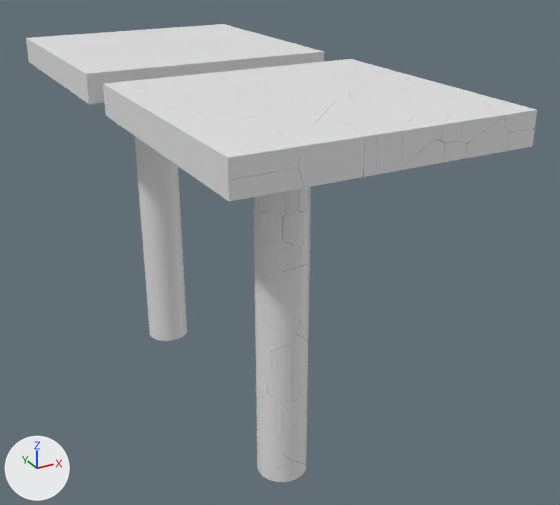
What one commit did to the FBX model Assets/Model/Break/Plafrom_break.fbx.
Both versions are drawn from a camera (50 mm lens) standing at (-2.8, 14.33, 1.32) and looking at (0.39, 20.12, -1.58). Lighting does not change. The marker at lower left points along +X, +Y and +Z. Where no turn or scale is listed for an object, it has been applied to the vertices.

The scene before the commit, as lines of its bpy script (objects in view):
```python
me_cube_003 = bpy.data.meshes.new('Cube.003')
me_cube_003.from_pydata(...)  # 85 vertices, 61 faces; spans x -1.12..1.12, y -1.11..1.11, z -0.12..0.12
me_cylinder = bpy.data.meshes.new('Cylinder')
me_cylinder.from_pydata(...)  # 448 vertices, 418 faces; spans x -1.0..1.0, y -1.0..1.0, z -1.0..1.0
me_cylinder_cell_071 = bpy.data.meshes.new('Cylinder_cell.071')
me_cylinder_cell_071.from_pydata(...)  # 17 vertices, 12 faces; spans x -0.082..0.091, y -0.042..0.167, z -0.127..0.129
ob_cube_002 = bpy.data.objects.new('Cube.002', me_cube_003)
ob_cube_002.location = (0.0, 21.713, 0.0)
ob_cylinder = bpy.data.objects.new('Cylinder', me_cylinder)
ob_cylinder.location = (-0.174, 21.741, -1.578)
ob_cylinder.scale = (-0.212, -0.212, -1.49)
ob_cylinder_cell_072 = bpy.data.objects.new('Cylinder_cell.072', me_cylinder_cell_071)
ob_cylinder_cell_072.location = (-0.224, 18.899, -0.999)
# also in view: 'Cube.002_cell' at (-0.89, 18.02, -0.06); 'Cylinder_cell.045' at (-0.28, 19.01, -2.4); 'Cube.002_cell.053' at (0.52, 18.85, 0.0); 'Cube.002_cell.080' at (-0.75, 18.68, 0.0); 'Cylinder_cell.100' at (-0.09, 18.96, -1.86)
```
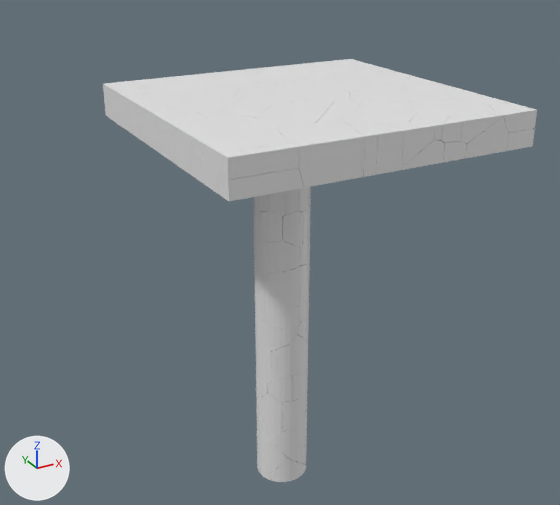
What differs and where, as boxes [x1, y1, x2, y2] in the pictures (560 x 505 px):
```json
{"object": "Cube.002", "change": "deleted", "before": [26, 24, 324, 104]}
{"object": "Cylinder", "change": "deleted", "before": [135, 136, 187, 341]}
```

Scene script edits in JSON lines:
```json
{"op": "remove", "block": "ob_cube_002", "code": ["ob_cube_002 = bpy.data.objects.new('Cube.002', me_cube_003)", "ob_cube_002.location = (0.0, 21.713, 0.0)"]}
{"op": "remove", "block": "ob_cylinder", "code": ["ob_cylinder = bpy.data.objects.new('Cylinder', me_cylinder)", "ob_cylinder.location = (-0.174, 21.741, -1.578)", "ob_cylinder.scale = (-0.212, -0.212, -1.49)"]}
```
